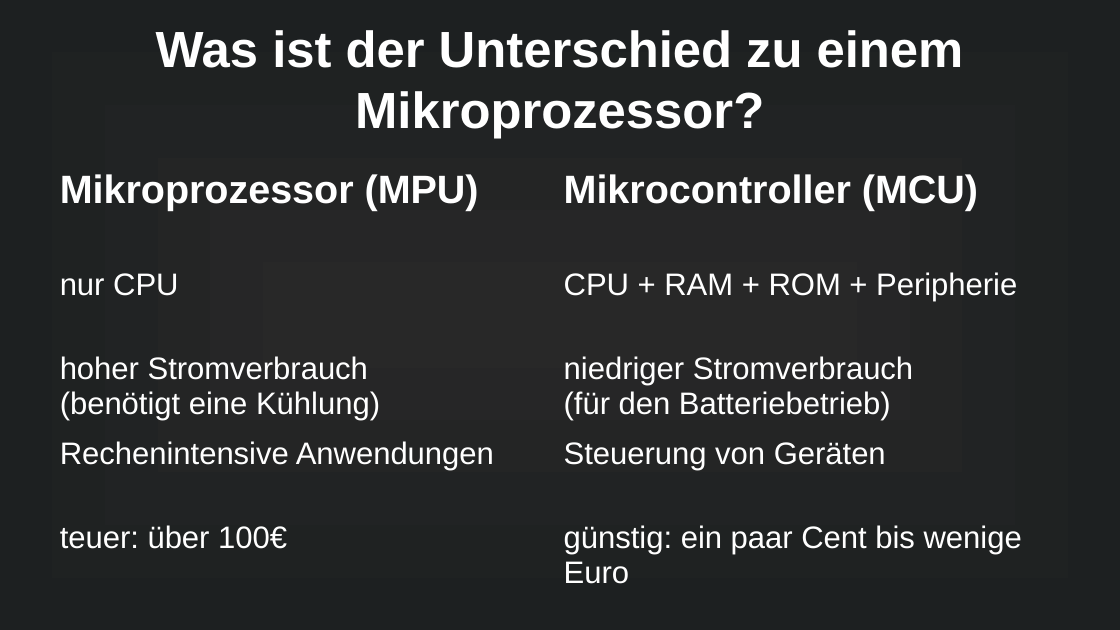
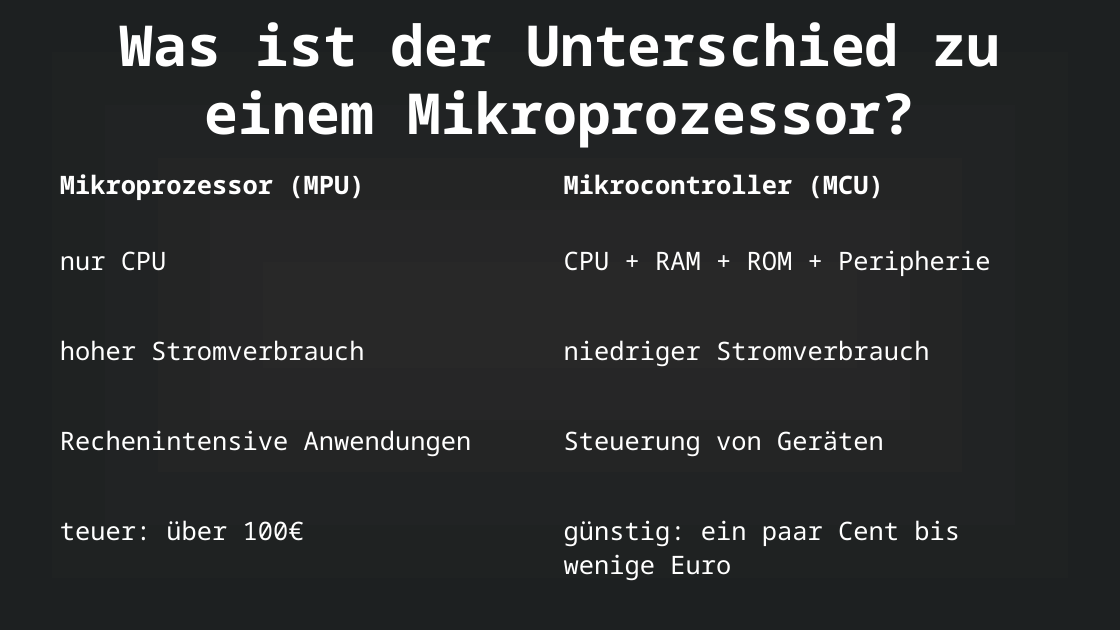
Before and after one commit to MuffinKran24/IMP_GFS, a slide deck: slide 4 of Mikrocontroller_GFS.odp. Drawn at 1120x630 pixels with LibreOffice and Linux fonts; fonts in the diff are those of the drawing. Boxes give left, top, right and bottom in pixels: in the first picture for what was removed or moved away, otherwise in the second. Text is boxed around its words. In the diff, an @@ line names an element or a change of style, - is before the commit and + after.

```diff
--- a/Mikrocontroller_GFS.odp
+++ b/Mikrocontroller_GFS.odp
@@ title "Was ist der Unterschied zu ...": place and size @@
-title "Was ist der Unterschied zu ..." at [156,30,964,138]
+title "Was ist der Unterschied zu ..." at [120,22,1001,148]
@@ title "Was ist der Unterschied zu ..." at [120,22,1001,148]: size 36 to 40 pt, font Arial to Noto Sans Mono @@
@@ table at [56,163,1064,598] @@
-row 3, column 1: hoher Stromverbrauch / (benötigt eine Kühlung)
+row 3, column 1: hoher Stromverbrauch
-row 3, column 2: niedriger Stromverbrauch / (für den Batteriebetrieb)
+row 3, column 2: niedriger Stromverbrauch
@@ size 28 to 18 pt in "Mikroprozessor (MPU)", "Mikrocontroller (MCU)" @@
@@ font Arial to Noto Sans Mono in "Mikroprozessor (MPU)", "Mikrocontroller (MCU)", "nur CPU", "CPU + RAM + ROM + Peripherie" and 4 more places @@
@@ size 22 to 18 pt in "nur CPU", "CPU + RAM + ROM + Peripherie", "Rechenintensive Anwendungen", "Steuerung von Geräten" and 2 more places @@
```
Also in this commit, not shown: 24 other slides changed, 1 slide added, 6 other files.
